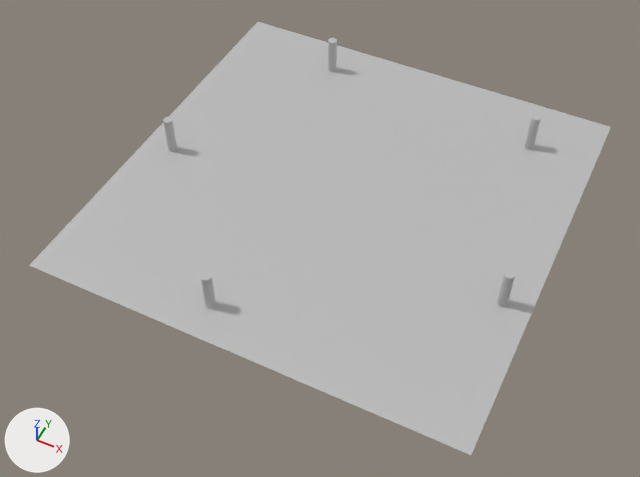
The FBX model Assets/Meshes/HOR/SM_SatanicRitual_001.fbx: old version first, new version second.
One viewpoint serves both versions: a 50 mm camera at (0.313, -0.682, 0.754) aimed at (0.001, -0.06, -0.024). The axes (+X, +Y, +Z) are drawn at lower left. The lights are the same throughout. The older version comes first. Where no turn or scale is listed for an object, it has been applied to the vertices.

The older version as bpy lines, for what is in view:
```python
me_mesh = bpy.data.meshes.new('Mesh')
me_mesh.from_pydata(...)  # 214 vertices, 301 faces; spans x -0.259..0.259, y -0.259..0.259, z 0.0..0.049
me_mesh.materials.append(mat_m_batch_hor_001)  # grey #bcbcbc
ob_sm_satanicritual_001 = bpy.data.objects.new('SM_SatanicRitual_001', me_mesh)
ob_sm_satanicritual_001.location = (0.0, 0.0, 0.0)
```
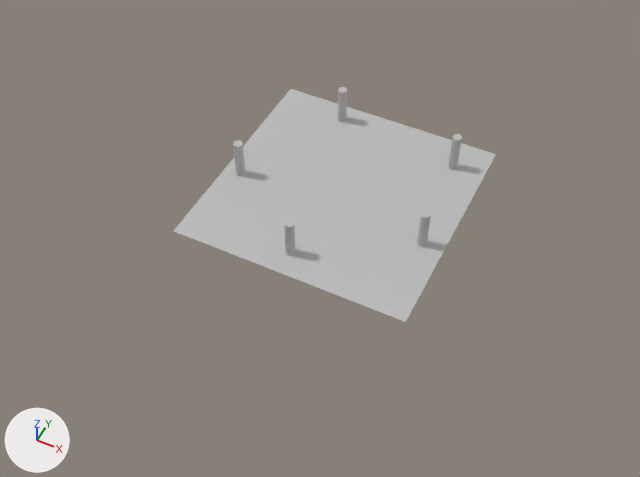
Changed parts and their boxes (x1, y1, x2, y2) in the pictures (640 x 477 px; the box of a moved part takes in the faces that stretch with it):
'SM_SatanicRitual_001', reshaped (45% narrower, 46% shorter): before (29, 22, 611, 455); after (174, 87, 496, 322)
part 1 of me_mesh, moved or reshaped: before (525, 114, 541, 150); after (448, 134, 462, 170)
part 2 of me_mesh, moved or reshaped: before (497, 270, 515, 307); after (417, 210, 431, 247)
part 3 of me_mesh, moved or reshaped: before (328, 38, 337, 72); after (338, 87, 347, 122)
part 4 of me_mesh, moved or reshaped: before (163, 117, 177, 152); after (233, 140, 245, 176)
part 5 of me_mesh, moved or reshaped: before (201, 272, 216, 309); after (284, 219, 295, 256)
part 6 of me_mesh, moved or reshaped: before (29, 22, 611, 455); after (174, 89, 496, 322)

Patch to the scene script:
```diff
--- a/Assets/Meshes/HOR/SM_SatanicRitual_001.fbx.py
+++ b/Assets/Meshes/HOR/SM_SatanicRitual_001.fbx.py
@@ me_mesh @@
 # used by ob_sm_satanicritual_001; location = (0.0, 0.0, 0.0)
-me_mesh.from_pydata(...)  # 214 vertices, 301 faces; spans x -0.259..0.259, y -0.259..0.259, z 0.0..0.049
-me_mesh.vertices[210].co = (-0.259, -0.259, 0.001)  # pixel (28, 265)
-me_mesh.vertices[211].co = (0.259, -0.259, 0.001)  # pixel (471, 455)
-me_mesh.vertices[212].co = (-0.259, 0.259, 0.001)  # pixel (257, 21)
-me_mesh.vertices[213].co = (0.259, 0.259, 0.001)  # pixel (611, 126)
+me_mesh.from_pydata(...)  # 214 vertices, 301 faces; spans x -0.144..0.144, y -0.144..0.144, z 0.0..0.049
+# me_mesh part 1: the loose piece of 42 vertices spanning x 0.171..0.183, y 0.171..0.182, z 0.0..0.049 is moved by (-0.073, -0.077, 0.0)
+# me_mesh part 2: the loose piece of 42 vertices spanning x 0.221..0.233, y -0.08..-0.069, z 0.0..0.049 is moved by (-0.109, 0.041, 0.0)
+# me_mesh part 3: the loose piece of 42 vertices spanning x -0.118..-0.107, y 0.201..0.212, z 0.0..0.049 is moved by (0.057, -0.088, 0.0)
+# me_mesh part 4: the loose piece of 42 vertices spanning x -0.226..-0.215, y -0.033..-0.022, z 0.0..0.049 is moved by (0.097, 0.001, 0.0)
+# me_mesh part 5: the loose piece of 42 vertices spanning x -0.056..-0.045, y -0.222..-0.21, z 0.0..0.049 is moved by (0.042, 0.104, 0.0)
+# me_mesh part 6
+me_mesh.vertices[210].co = (-0.144, -0.144, 0.001)  # pixel (173, 231)
+me_mesh.vertices[211].co = (0.144, -0.144, 0.001)  # pixel (405, 322)
+me_mesh.vertices[212].co = (-0.144, 0.144, 0.001)  # pixel (290, 88)
+me_mesh.vertices[213].co = (0.144, 0.144, 0.001)  # pixel (496, 154)
 me_mesh.materials.append(mat_m_batch_hor_001)
```
